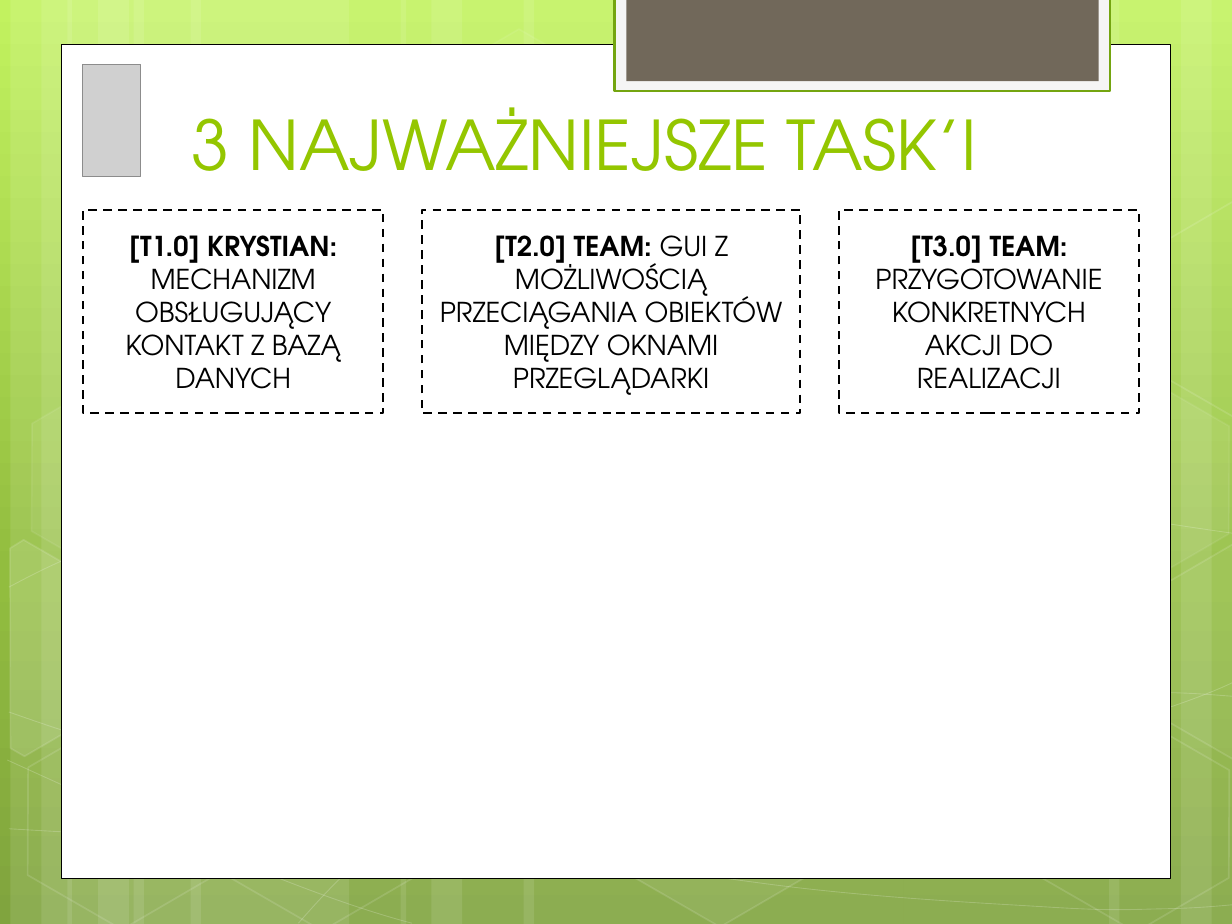
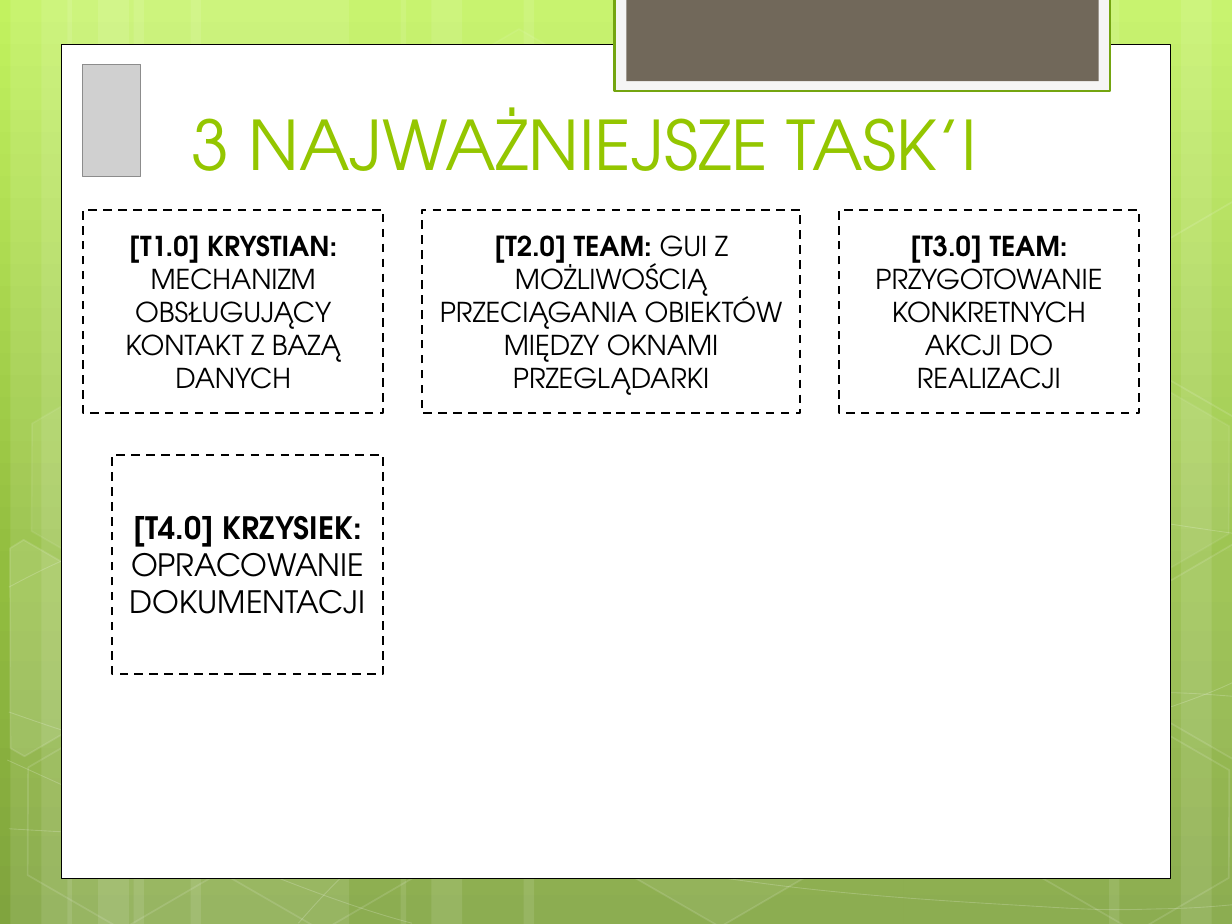
Before and after one commit to Blondas/planner2, a slide deck: slide 3 of dokumentacja/KPI.pptx. Drawn at 1232x924 pixels with LibreOffice and Linux fonts; fonts in the diff are those of the drawing; grey boxes stand for pictures. Boxes give left, top, right and bottom in pixels: in the first picture for what was removed or moved away, otherwise in the second. Text is boxed around its words. In the diff, an @@ line names an element or a change of style, - is before the commit and + after.

Commit message:
updated KPI ~

```diff
--- a/dokumentacja/KPI.pptx
+++ b/dokumentacja/KPI.pptx
@@ rectangle added at [112,455,383,674], fill #FFFFFF, outline #000000 1.25 pt dashed, 18 pt, text #000000 @@
+[T4.0] KRZYSIEK: OPRACOWANIE DOKUMENTACJI
```
Also in this commit, not shown: 1 slide added.
